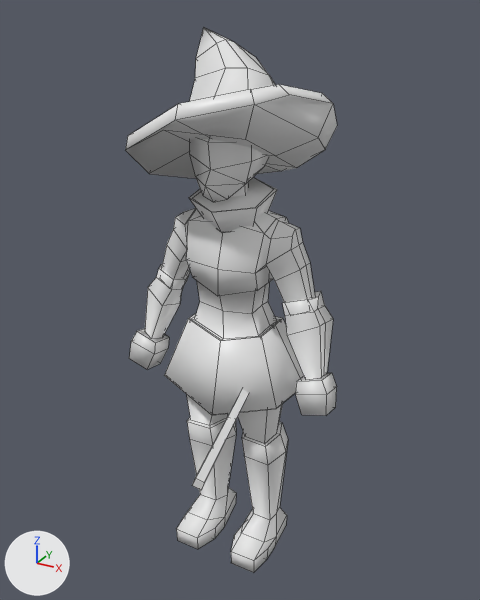
The FBX model Assets/WIP/Blender/Mage/Mage.fbx as it was, and as the next commit left it.
Before and after are seen from a camera (50 mm lens) standing at (1.19, -2.11, 2.2) and looking at (-0.01, 0.07, 1.11). The axes (+X, +Y, +Z) are drawn at lower left. The lights are the same throughout. Mesh edges are drawn as thin lines. Where no turn or scale is listed for an object, it has been applied to the vertices.

Before the edit, the objects in view are built like this:
```python
me_cube_012 = bpy.data.meshes.new('Cube.012')
me_cube_012.from_pydata(...)  # 82 vertices, 64 faces; spans x -0.459..0.459, y -0.113..0.076, z -0.555..-0.095
me_cube_012.materials.append(mat_armor)  # white #e7e7e7
me_cube_019 = bpy.data.meshes.new('Cube.019')
me_cube_019.from_pydata(...)  # 20 vertices, 18 faces; spans x -1.3..1.9, y -17.4..1.8, z -1.6..1.5
me_cube_019.materials.append(mat_handle)  # white #e7e7e7
me_sphere = bpy.data.meshes.new('Sphere')
me_sphere.from_pydata(...)  # 10 vertices, 12 faces; spans x -0.87..0.87, y -0.87..0.87, z -0.84..0.84
me_sphere.materials.append(mat_gem)  # white #e7e7e7
ob_armguard = bpy.data.objects.new('ArmGuard', me_cube_012)
ob_armguard.location = (0.0, 0.0, 1.314)
ob_sphere = bpy.data.objects.new('Sphere', me_sphere)
ob_sphere.location = (0.072, 0.033, 0.804)
ob_sphere.rotation_euler = (-1.543, 2.703, 0.26)  # degrees (-88, 155, 15)
ob_sphere.scale = (0.0755, 0.0757, 0.0998)
ob_sword = bpy.data.objects.new('Sword', me_cube_019)
ob_sword.location = (0.248, -0.633, 0.823)
ob_sword.rotation_euler = (0.0148, 0.445, -2.907)  # degrees (0.8, 25, -167)
ob_sword.scale = (0.033, 0.033, 0.033)
# also in view: 'Scarf' at (0.0, 0.0, 1.52); 'Hat' at (-0.01, 0.02, 1.83); 'Knight' at (0.0, 0.06, 0.92)
```
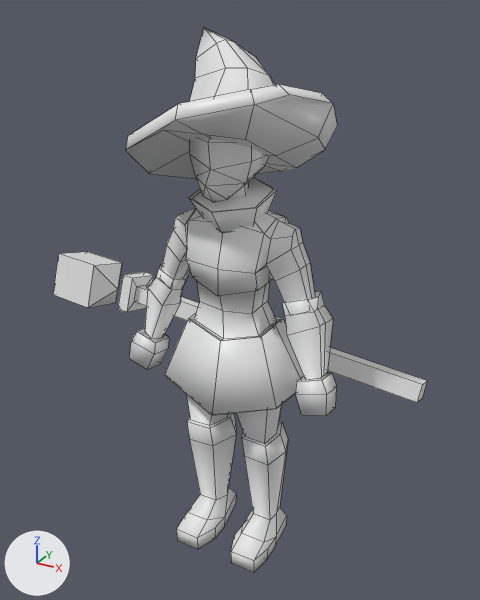
Commit message: Finally fixed the mage.

Patch to the scene script:
```diff
--- a/Assets/WIP/Blender/Mage/Mage.fbx.py
+++ b/Assets/WIP/Blender/Mage/Mage.fbx.py
@@ ob_sword @@
 ob_sword = bpy.data.objects.new('Sword', me_cube_019)
-ob_sword.location = (0.248, -0.633, 0.823)
-ob_sword.rotation_euler = (0.0148, 0.445, -2.907)  # degrees (0.8, 25, -167)
-ob_sword.scale = (0.033, 0.033, 0.033)
+ob_sword.location = (0.573, 0.303, 0.78)
+ob_sword.rotation_euler = (-0.105, 0.533, -1.678)  # degrees (-6, 31, -96)
+ob_sword.scale = (0.0787, 0.0787, 0.0787)
@@ ob_sphere @@
 ob_sphere = bpy.data.objects.new('Sphere', me_sphere)
-ob_sphere.location = (0.072, 0.033, 0.804)
-ob_sphere.rotation_euler = (-1.543, 2.703, 0.26)  # degrees (-88, 155, 15)
-ob_sphere.scale = (0.0755, 0.0757, 0.0998)
+ob_sphere.location = (-1.066, 0.343, 0.901)
+ob_sphere.rotation_euler = (1.482, 0.53, -1.65)  # degrees (85, 30, -95)
+ob_sphere.scale = (0.18, 0.181, 0.238)
```

Where the change shows, as pixel boxes [x1, y1, x2, y2] in the pictures (480 x 600 px):
'Sword', moved, turned, rescaled: before [192, 389, 249, 490]; after [118, 272, 427, 403]
'Sphere', moved, turned, rescaled (not visible before): after [53, 252, 122, 308]
